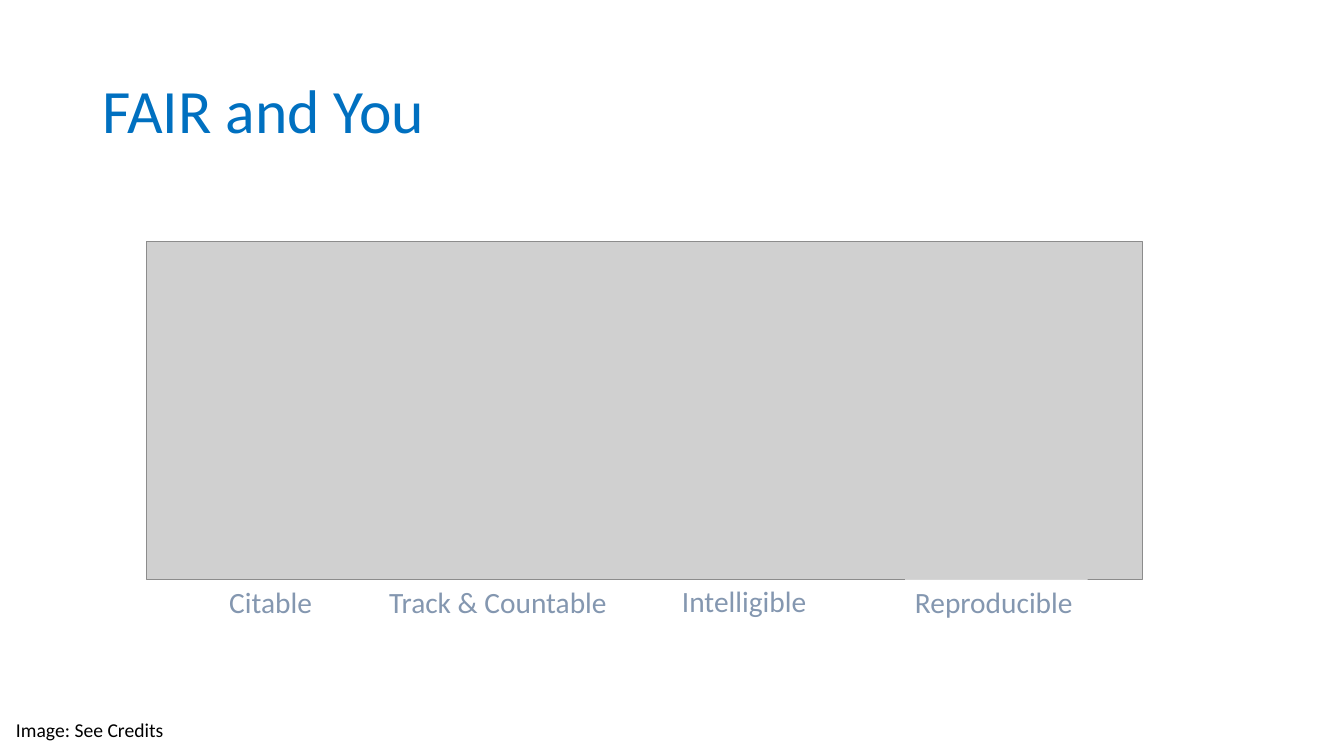
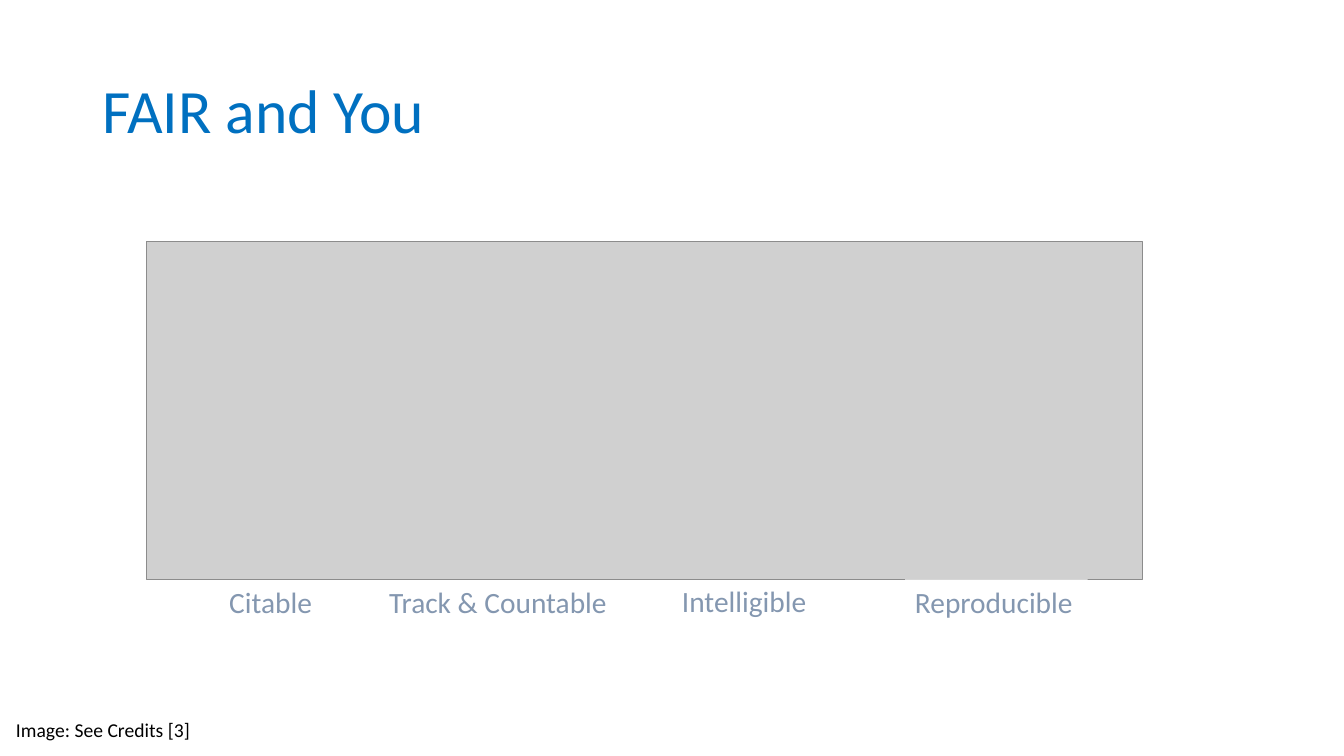
Before and after one commit to carpentries-incubator/fair-for-leaders, a slide deck: slide 16 of instructors/02-Being_FAIR.pptx. Drawn at 1344x756 pixels with LibreOffice and Linux fonts; fonts in the diff are those of the drawing; grey boxes stand for pictures; background and template pictures are left out. Boxes give left, top, right and bottom in pixels: in the first picture for what was removed or moved away, otherwise in the second. Text is boxed around its words. In the diff, an @@ line names an element or a change of style, - is before the commit and + after.

```diff
--- a/instructors/02-Being_FAIR.pptx
+++ b/instructors/02-Being_FAIR.pptx
@@ text at box(16, 722, 190, 741): text changed @@
-Image: See Credits
+Image: See Credits [3]
```
Also in this commit, not shown: 4 other slides changed.
